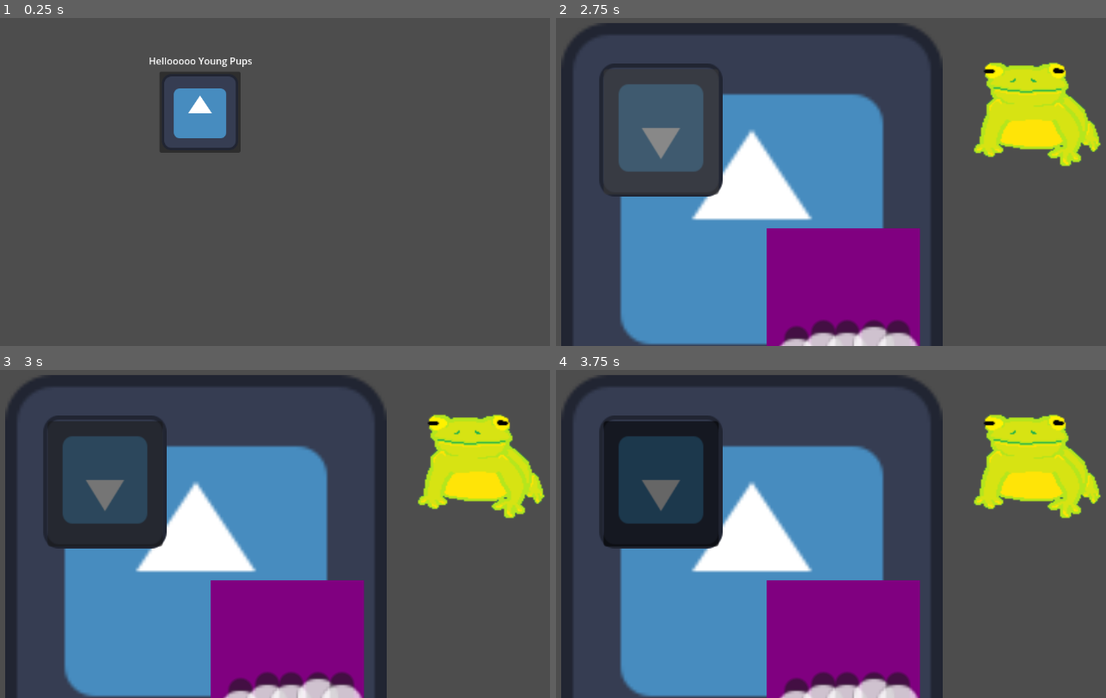
Above: before the commit, frames 1-4 (two rows, left to right).
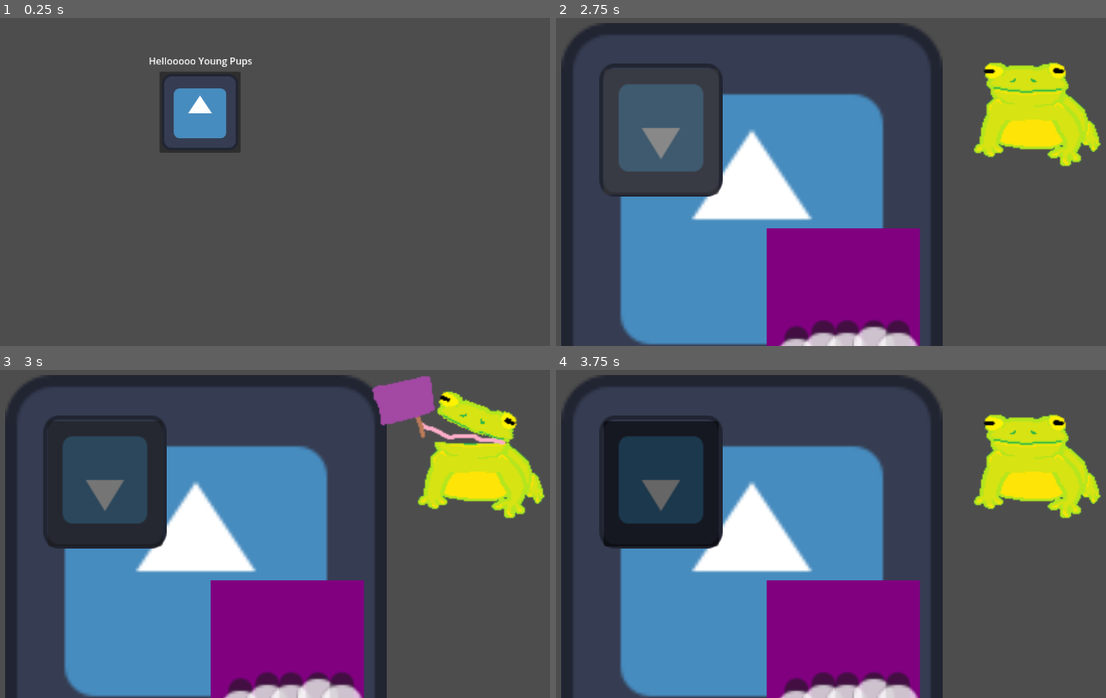
Above: after the commit, the same moments.

Repository: DepressoExpressoBoi/Godot-Wild-Jam-Signal
Game: Godot game, scene res://scenes/game_controller.tscn
The game is run twice, just before and just after one commit, with the same random seed, the same clock (stepped at 60 frames per second) and the same inputs. The engine's default icon, where the game draws it, is replaced by a stand-in: a white triangle on a blue panel in a dark square.
Inputs (mouse positions are in pixels of both pictures, inside the frame that each line leads up to):
- Up to frame 1 (0.25 s): no input
- Up to frame 2 (2.75 s): click (754, 113) at 0.5 s; click (715, 182) at 1.25 s; click (660, 132) at 2 s
- Up to frame 3 (3 s): tap Enter at 2.75 s; move the mouse to (478, 465) at 2.77 s; click (478, 465) at 2.92 s
- Up to frame 4 (3.75 s): tap Space at 3.5 s; move the mouse to (633, 524) at 3.52 s; click (633, 524) at 3.67 s

Frames 1-2 are identical in both runs. In frame 3, 2.9% of the frame differs, in the area x 67-95%, y 1-24%; in frame 4, nothing differs.

Commit message:
Added code implementation for Jimmy to handout clues for puzzles that are on the bomb.

Diff:
--- a/scenes/bomb_and_frog.gd
+++ b/scenes/bomb_and_frog.gd
@@ -16,6 +16,15 @@
 
 	print(puzzle_solutions)
 
+# This function will play the animation for one the random clues for all the puzzles. Currently it only does the purple
+# puzzle clues. It checks the puzzles individual copy of their shape_solution array for the clue to give. The PowerSLide
+# puzzle currently doesn't remove for correct answers, and maybe it shouldn't? But for other puzzles and that one it can be
+# more dynamic and if it sees less clues in the original then it will have less.
+func _on_jimmy_input_event(viewport: Node, event: InputEvent, shape_idx: int) -> void:
+	if event is InputEventMouseButton and event.pressed:
+		var random_puzzle = puzzle_solutions.keys().pick_random()
+		var random_puzzle_clue = puzzle_solutions[random_puzzle].pick_random()
 
-func _on_jimmy_input_event(viewport: Node, event: InputEvent, shape_idx: int) -> void:
-	pass # Replace with function body.
+		print(random_puzzle + '_' + random_puzzle_clue)
+
+		Jimmy.animation.play(random_puzzle + '_' + random_puzzle_clue)
--- /dev/null
+++ b/scenes/jimmy.gd
@@ -0,0 +1,7 @@
+extends Area2D
+
+@onready var animation = $AnimatedSprite2D
+
+
+func _on_animated_sprite_2d_animation_finished() -> void:
+	animation.play("default")
--- a/scenes/jimmy.tscn
+++ b/scenes/jimmy.tscn
@@ -1,8 +1,10 @@
 [gd_scene format=3 uid="uid://c0qs03ki7ooxu"]
 
 [ext_resource type="Texture2D" uid="uid://cb6vu75yduqq0" path="res://assets/base_jimmy.png" id="1_htl5q"]
+[ext_resource type="Script" uid="uid://deyqgwnxv7kdy" path="res://scenes/jimmy.gd" id="1_k82eu"]
 [ext_resource type="Texture2D" uid="uid://boxy74jrs0ndc" path="res://assets/jimmy_open.png" id="2_oke34"]
 [ext_resource type="Texture2D" uid="uid://c6pdglafqcfdf" path="res://assets/jimmy_tongue_1.png" id="3_3qlgw"]
+[ext_resource type="Texture2D" uid="uid://3ipyjanw5bjq" path="res://assets/jimmy_purple_sign.png" id="3_18ehb"]
 [ext_resource type="Texture2D" uid="uid://c8giomg1b5877" path="res://assets/jimmy_tongue_2.png" id="4_ngpqu"]
 [ext_resource type="Texture2D" uid="uid://bp528vn2nyk18" path="res://assets/jimmy_tongue_3.png" id="5_yd47l"]
 [ext_resource type="Texture2D" uid="uid://dco7tstefeky4" path="res://assets/jimmy_tongue_4.png" id="6_3fccu"]
@@ -18,8 +20,16 @@
 "duration": 1.0,
 "texture": ExtResource("1_htl5q")
 }],
-"loop": true,
+"loop": false,
 "name": &"default",
+"speed": 5.0
+}, {
+"frames": [{
+"duration": 1.0,
+"texture": ExtResource("3_18ehb")
+}],
+"loop": false,
+"name": &"fake-puzzle_fake-shape",
 "speed": 5.0
 }, {
 "frames": [{
@@ -44,7 +54,7 @@
 "duration": 5.0,
 "texture": ExtResource("7_18ehb")
 }],
-"loop": true,
+"loop": false,
 "name": &"purple_circle",
 "speed": 5.0
 }, {
@@ -70,7 +80,7 @@
 "duration": 5.0,
 "texture": ExtResource("8_tbu2f")
 }],
-"loop": true,
+"loop": false,
 "name": &"purple_fork4",
 "speed": 5.0
 }, {
@@ -96,7 +106,7 @@
 "duration": 5.0,
 "texture": ExtResource("9_tqglu")
 }],
-"loop": true,
+"loop": false,
 "name": &"purple_moon",
 "speed": 5.0
 }, {
@@ -122,7 +132,7 @@
 "duration": 5.0,
 "texture": ExtResource("11_mrxmm")
 }],
-"loop": true,
+"loop": false,
 "name": &"purple_star",
 "speed": 5.0
 }, {
@@ -148,7 +158,7 @@
 "duration": 5.0,
 "texture": ExtResource("12_vr3va")
 }],
-"loop": true,
+"loop": false,
 "name": &"purple_triangle",
 "speed": 5.0
 }]
@@ -157,6 +167,7 @@
 radius = 53.15073
 
 [node name="Jimmy" type="Area2D" unique_id=1644154459]
+script = ExtResource("1_k82eu")
 
 [node name="AnimatedSprite2D" type="AnimatedSprite2D" parent="." unique_id=1719427387]
 sprite_frames = SubResource("SpriteFrames_3fccu")
@@ -165,3 +176,5 @@
 [node name="CollisionShape2D" type="CollisionShape2D" parent="." unique_id=1537868090]
 position = Vector2(16, 23)
 shape = SubResource("CircleShape2D_k82eu")
+
+[connection signal="animation_finished" from="AnimatedSprite2D" to="." method="_on_animated_sprite_2d_animation_finished"]
--- a/scripts/puzzle_scripts/puzzle_a.gd
+++ b/scripts/puzzle_scripts/puzzle_a.gd
@@ -1,6 +1,6 @@
 extends Sprite2D
 
-@export var shape_solution = []
+@export var shape_solution = ['fake-shape']
 @export var color_designation = 'fake-puzzle'
 
 func _on_button_pressed() -> void:
Not shown, added: scenes/jimmy.gd.uid
Not shown, added: scenes/bomb_and_frog.tscn1307407831.tmp
Not shown, added: scenes/bomb_and_frog.tscn1317457368.tmp
